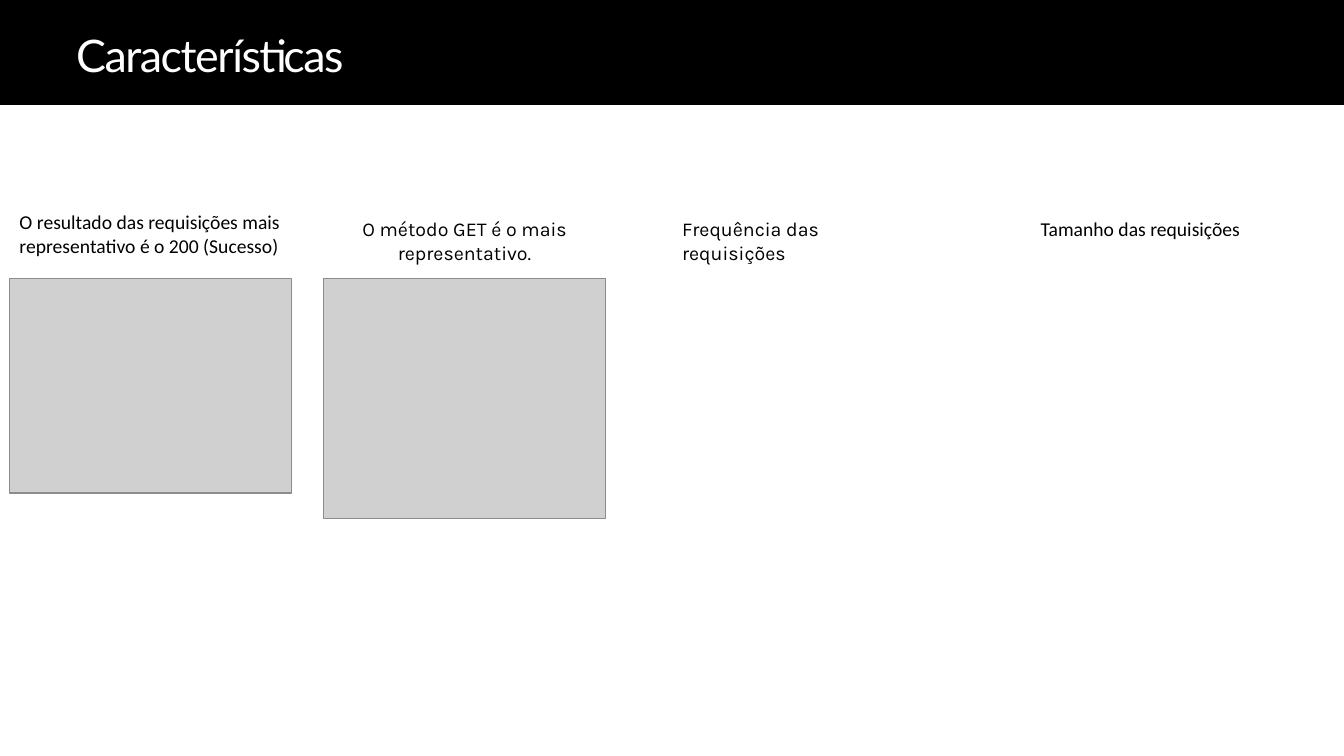
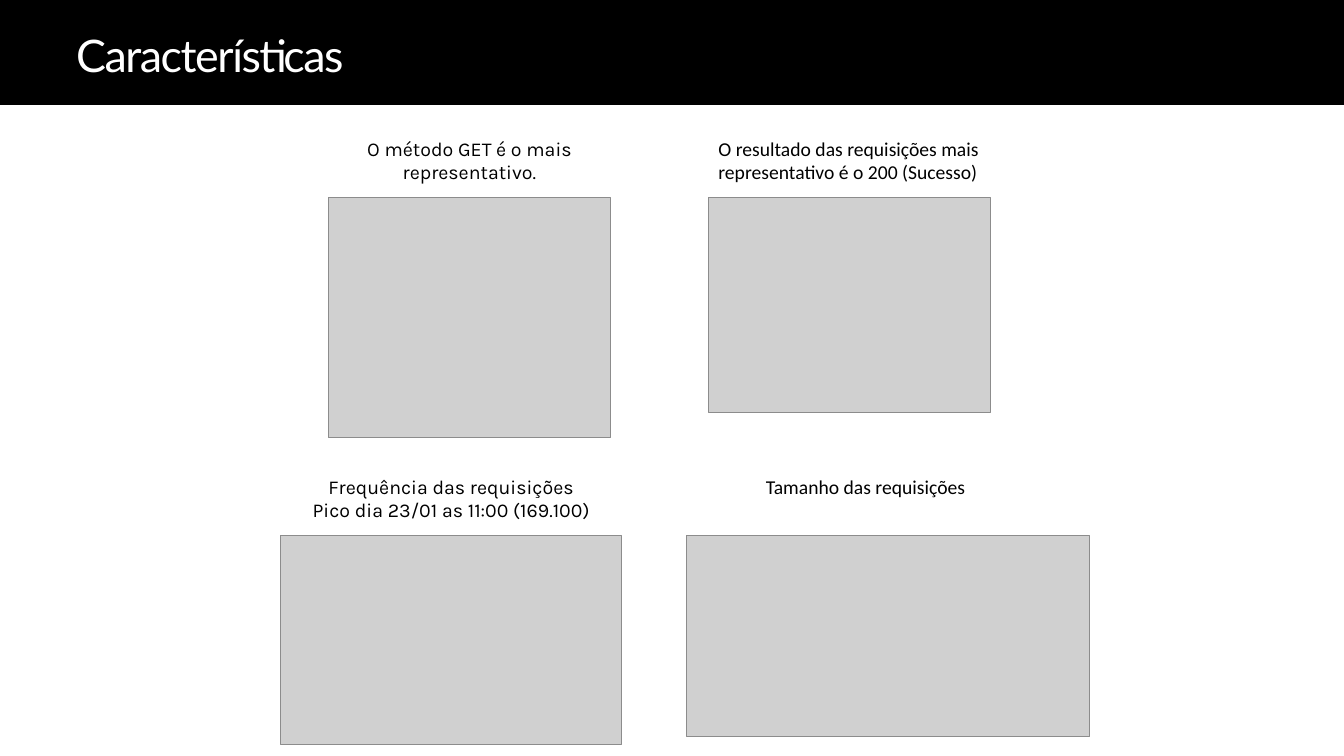
Before and after one commit to lcsvillela/CMP223, a slide deck: slide 3 of CMP223 - Workload Characterization.pptx. Drawn at 1344x756 pixels with LibreOffice and Linux fonts; fonts in the diff are those of the drawing; grey boxes stand for pictures. Boxes give left, top, right and bottom in pixels: in the first picture for what was removed or moved away, otherwise in the second. Text is boxed around its words. In the diff, an @@ line names an element or a change of style, - is before the commit and + after.

```diff
--- a/CMP223 - Workload Characterization.pptx
+++ b/CMP223 - Workload Characterization.pptx
@@ text "O método GET é o ...": place and size @@
-text "O método GET é o ..." at [362,221,566,265]
+text "O método GET é o ..." at [367,141,571,184]
@@ text "O resultado das requisições mais ...": place and size @@
-text "O resultado das requisições mais ..." at [19,215,279,256]
+text "O resultado das requisições mais ..." at [718,142,978,182]
@@ picture: place and size @@
-picture at [324,278,606,518]
+picture at [329,198,611,438]
@@ picture: place and size @@
-picture at [10,278,292,493]
+picture at [709,198,991,412]
@@ text "Frequência das requisições": place and size @@
-text "Frequência das requisições" at [682,222,819,265]
+text "Frequência das requisições" at [313,480,589,519]
@@ text "Tamanho das requisições": place and size @@
-text "Tamanho das requisições" at [1041,222,1240,240]
+text "Tamanho das requisições" at [766,480,965,498]
@@ text at [313,502,589,519]: paragraph added @@
+Pico dia 23/01 as 11:00 (169.100)
@@ text at [328,480,574,499]: alignment left to centre @@
@@ picture added at [280,535,622,744] @@
@@ picture added at [687,535,1090,736] @@
```
Also in this commit, not shown: 3 other slides changed.
